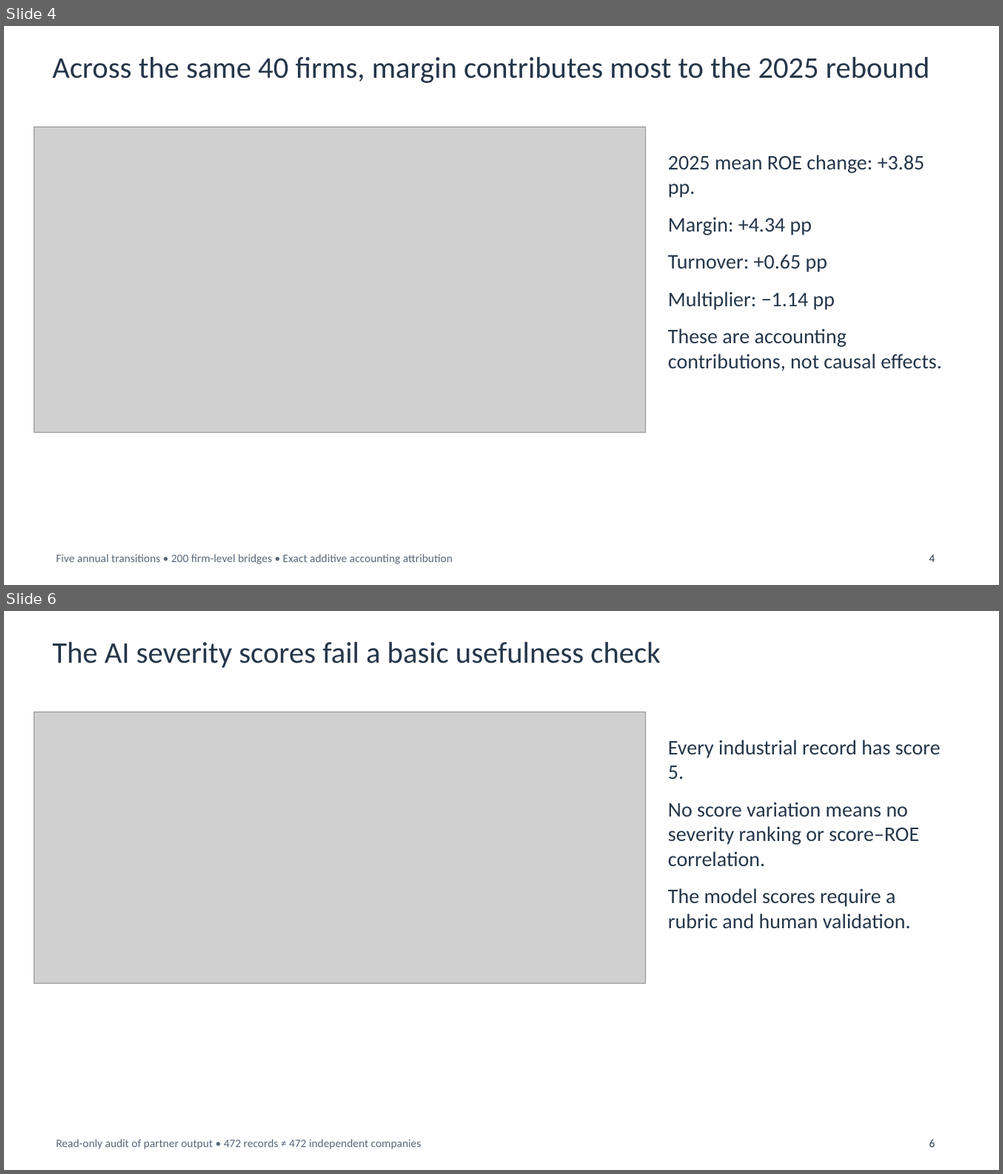
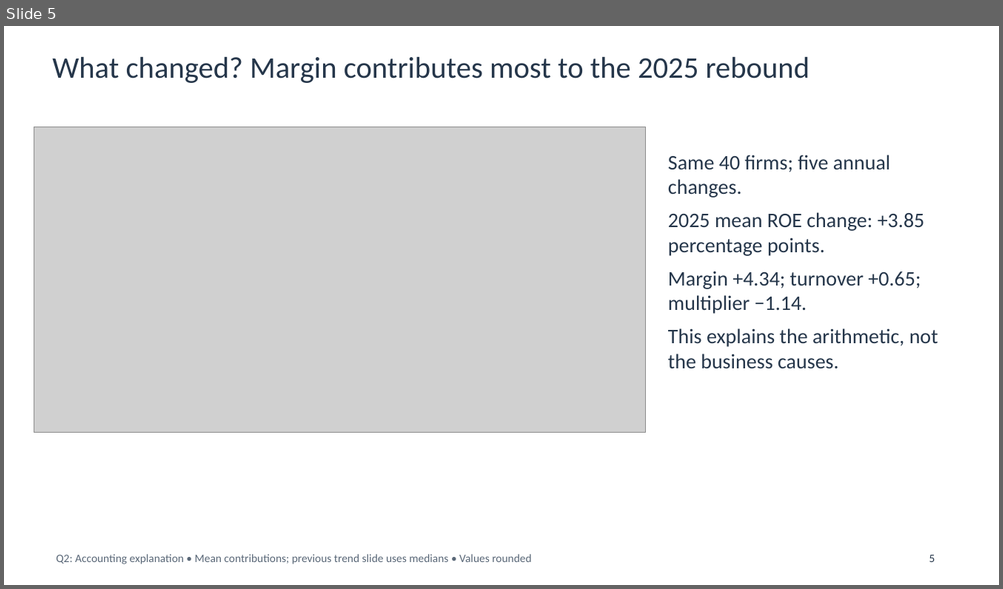
Before and after one commit to chocojawns/DA401, a slide deck: presentations/homework5_team/Homework5_Team_10_Slides.pptx. Shown one above the other, each under a label of ours: slides 4 and 6 before the commit, slide 5 after it; the slides between them are not shown. The pictures are 1003x1174 and 1003x589 pixels, drawn with LibreOffice and Linux fonts; fonts in the diff are those of the drawing; grey boxes stand for pictures. Boxes give left, top, right and bottom in pixels: in the first picture for what was removed or moved away, otherwise in the second. Text is boxed around its words. In the diff, an @@ line names an element or a change of style, - is before the commit and + after.

```diff
--- a/presentations/homework5_team/Homework5_Team_10_Slides.pptx
+++ b/presentations/homework5_team/Homework5_Team_10_Slides.pptx
@@ slide 6 removed at [4, 611, 999, 1170], background #FFFFFF @@
@@ text removed at [52, 641, 660, 668] @@
-The AI severity scores fail a basic usefulness check
@@ picture removed at [34, 712, 646, 983] @@
@@ text removed at [668, 740, 940, 928] @@
-Every industrial record has score 5.
-No score variation means no severity ranking or score–ROE correlation.
-The model scores require a rubric and human validation.
@@ text removed at [56, 1139, 421, 1150] @@
-Read-only audit of partner output • 472 records ≠ 472 independent companies
@@ text removed at [929, 1139, 935, 1147] @@
-6
@@ what was slide 4 is now slide 5 @@
@@ slide 5 changed as well @@
@@ text at [52, 56, 810, 83]: text changed @@
-Across the same 40 firms, margin contributes most to the 2025 rebound
+What changed? Margin contributes most to the 2025 rebound
@@ text at [668, 155, 938, 369]: text changed @@
-2025 mean ROE change: +3.85 pp.
-Margin: +4.34 pp
-Turnover: +0.65 pp
-Multiplier: −1.14 pp
-These are accounting contributions, not causal effects.
+Same 40 firms; five annual changes.
+2025 mean ROE change: +3.85 percentage points.
+Margin +4.34; turnover +0.65; multiplier −1.14.
+This explains the arithmetic, not the business causes.
@@ text at [56, 554, 531, 565]: text changed @@
-Five annual transitions • 200 firm-level bridges • Exact additive accounting attribution
+Q2: Accounting explanation • Mean contributions; previous trend slide uses medians • Values rounded
@@ text at [929, 555, 935, 562]: text changed @@
-4
+5
```
Also in this commit, not shown: 4 other slides changed, 5 slides added, 4 other slides removed, 2 other files.
